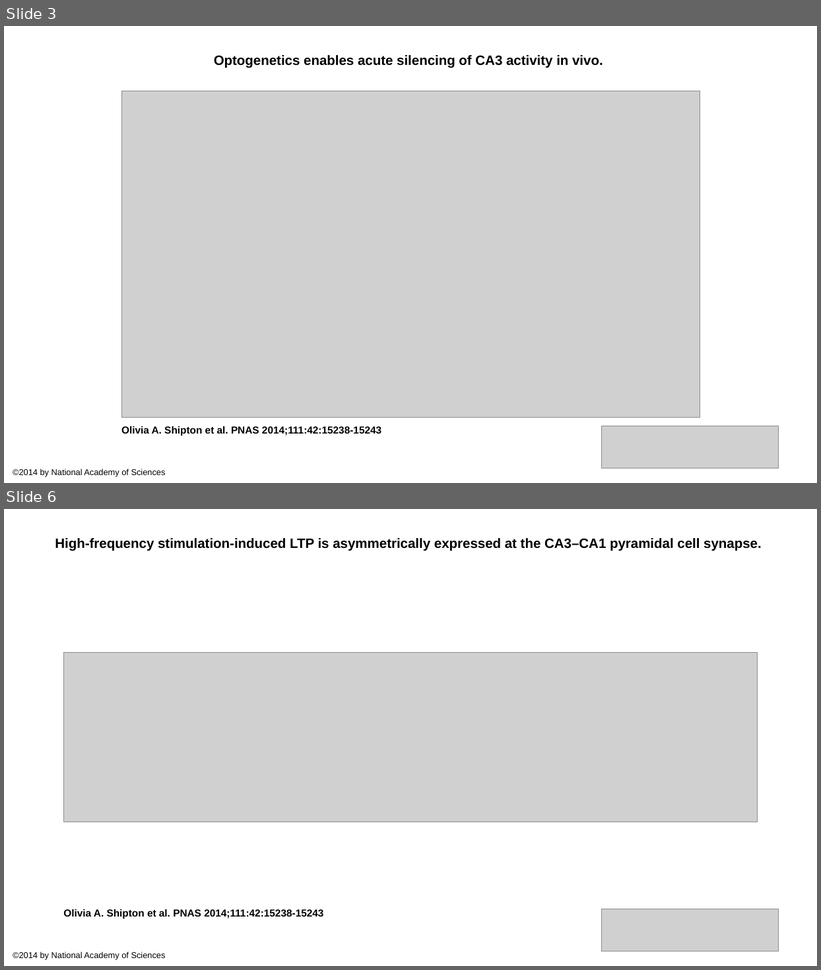
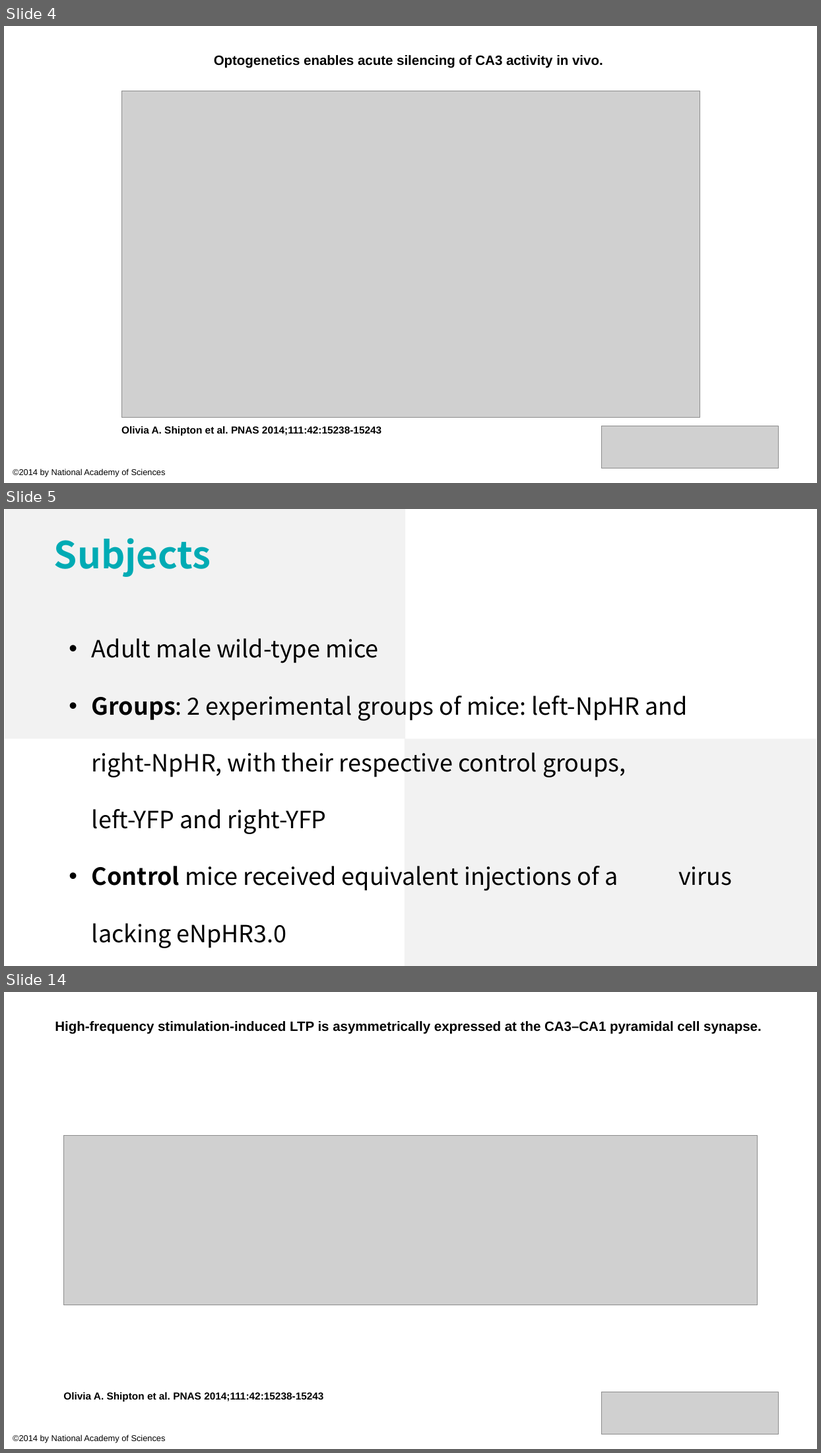
Before and after one commit to lsyoath/sheepy, a slide deck: Event/Lateralization.pptx. Shown one above the other, each under a label of ours: slides 3 and 6 before the commit, slides 4, 5 and 14 after it; the slides between them are not shown. The pictures are 821x970 and 821x1453 pixels, drawn with LibreOffice and Linux fonts; fonts in the diff are those of the drawing; grey boxes stand for pictures. Boxes give left, top, right and bottom in pixels: in the first picture for what was removed or moved away, otherwise in the second. Text is boxed around its words. In the diff, an @@ line names an element or a change of style, - is before the commit and + after.

```diff
--- a/Event/Lateralization.pptx
+++ b/Event/Lateralization.pptx
@@ slide 5 added at [4,509,817,966], background #FFFFFF @@
@@ rectangle added at [5,509,405,739], fill #F2F2F2 @@
@@ text added at [54,538,211,577], 44 pt, text #00ABB4, bold @@
+Subjects
@@ text added at [92,638,688,949], 28 pt, text #000000 @@
+• Adult male wild-type mice
+• Groups: 2 experimental groups of mice: left-NpHR and right-NpHR, with their respective control groups, left-YFP and right-YFP
+• Control mice received equivalent injections of a virus lacking eNpHR3.0
@@ rectangle added at [405,739,816,966], fill #F2F2F2 @@
@@ what was slide 3 is now slide 4 @@
@@ what was slide 6 is now slide 14 @@
```
Also in this commit, not shown: 2 slides changed, 7 other slides added, 19 slides removed, 1 other file.
